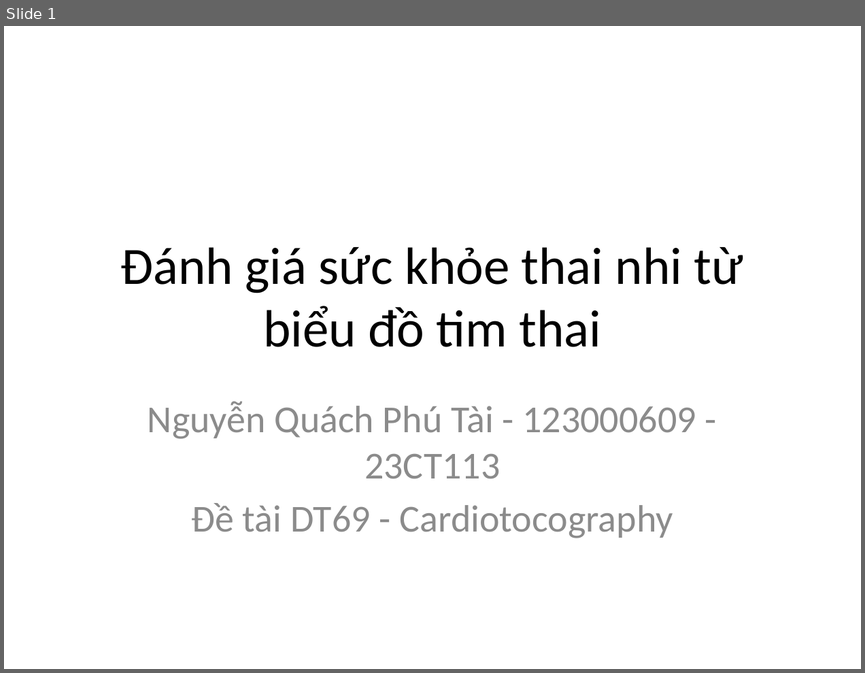
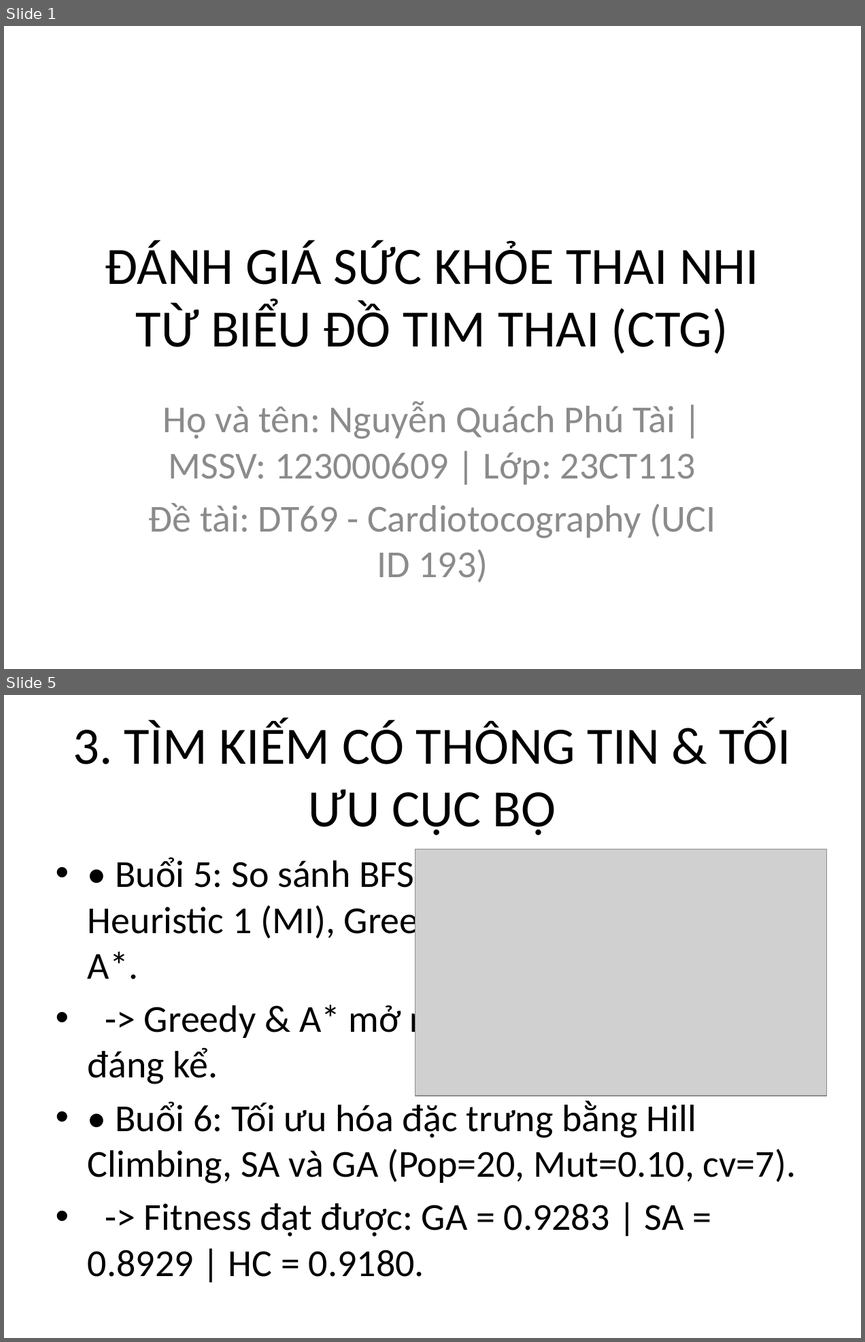
Before and after one commit to Escanor292/caimo, a slide deck: DT69_123000609_SlideThuyetTrinh.pptx. Shown one above the other, each under a label of ours: slide 1 before the commit, slides 1 and 5 after it; the slides between them are not shown. The pictures are 865x673 and 865x1342 pixels, drawn with LibreOffice and Linux fonts; fonts in the diff are those of the drawing; grey boxes stand for pictures. Boxes give left, top, right and bottom in pixels: in the first picture for what was removed or moved away, otherwise in the second. Text is boxed around its words. In the diff, an @@ line names an element or a change of style, - is before the commit and + after.

```diff
--- a/DT69_123000609_SlideThuyetTrinh.pptx
+++ b/DT69_123000609_SlideThuyetTrinh.pptx
@@ slide 5 added at [4, 695, 861, 1338], background #FFFFFF @@
@@ title added at [73, 720, 791, 835], 44 pt, text #000000 @@
+3. TÌM KIẾM CÓ THÔNG TIN & TỐI ƯU CỤC BỘ
@@ text added at [88, 857, 796, 1276], 32 pt, text #000000 @@
+• • Buổi 5: So sánh BFS (tìm kiếm mù), Greedy Heuristic 1 (MI), Greedy Heuristic 2 (Corr) và A*.
+• -> Greedy & A* mở rộng ít trạng thái hơn BFS đáng kể.
+• • Buổi 6: Tối ưu hóa đặc trưng bằng Hill Climbing, SA và GA (Pop=20, Mut=0.10, cv=7).
+• -> Fitness đạt được: GA = 0.9283 | SA = 0.8929 | HC = 0.9180.
@@ picture added at [415, 849, 827, 1096] @@
@@ slide 1 changed as well @@
@@ title at [105, 240, 759, 354]: text changed @@
-Đánh giá sức khỏe thai nhi từ biểu đồ tim thai
+ĐÁNH GIÁ SỨC KHỎE THAI NHI TỪ BIỂU ĐỒ TIM THAI (CTG)
@@ subtitle at [149, 401, 715, 582]: text changed @@
-Nguyễn Quách Phú Tài - 123000609 - 23CT113
-Đề tài DT69 - Cardiotocography
+Họ và tên: Nguyễn Quách Phú Tài | MSSV: 123000609 | Lớp: 23CT113
+Đề tài: DT69 - Cardiotocography (UCI ID 193)
```
Also in this commit, not shown: 5 other slides changed, 3 other slides added, 6 slides removed, 8 other files.
